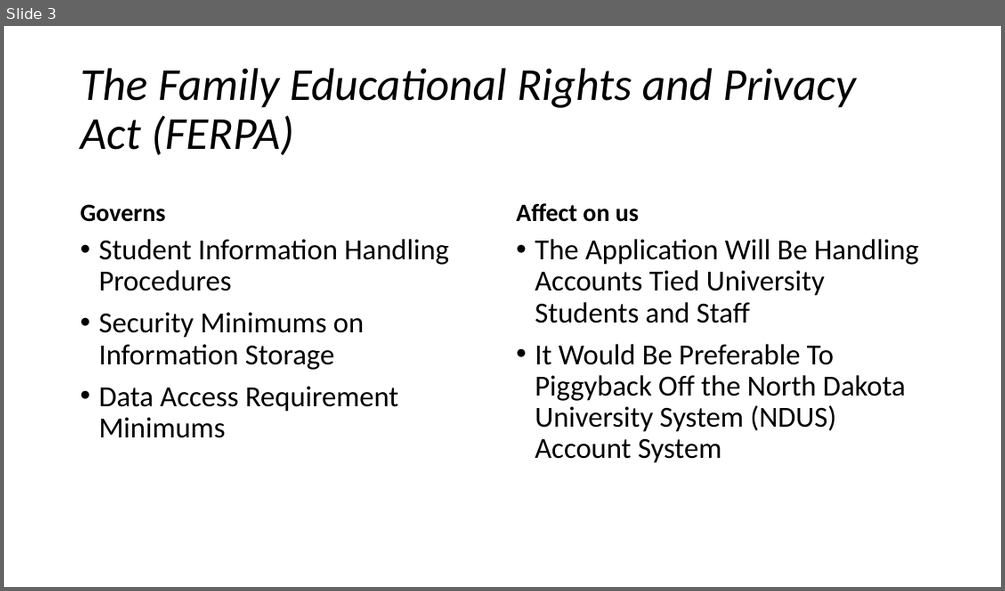
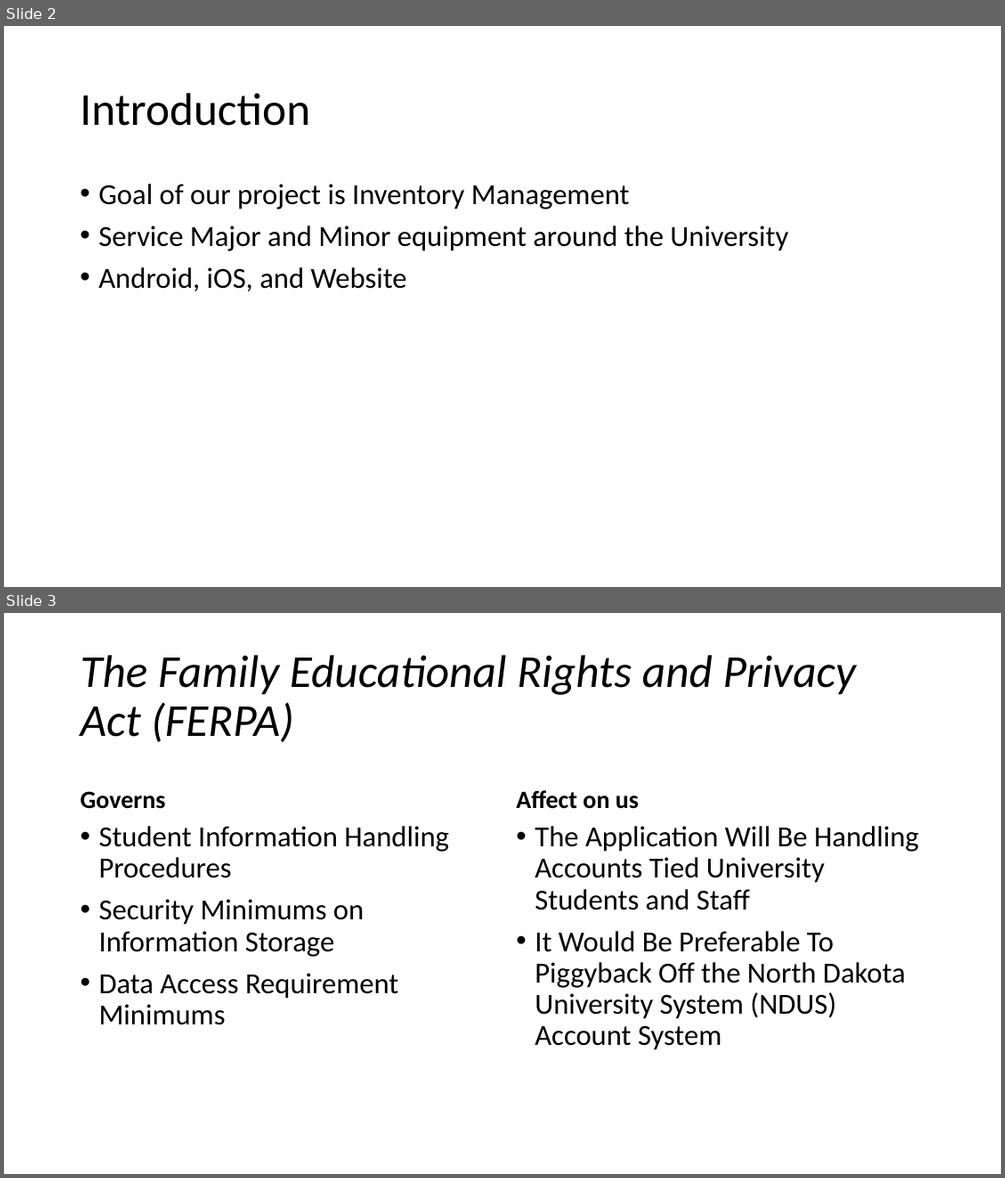
Before and after one commit to frozenNodak/InventoryManagement491, a slide deck: related work presentation draft.pptx. Shown one above the other, each under a label of ours: slide 3 before the commit, slides 2 and 3 after it. The pictures are 1005x591 and 1005x1178 pixels, drawn with LibreOffice and Linux fonts; fonts in the diff are those of the drawing. Boxes give left, top, right and bottom in pixels: in the first picture for what was removed or moved away, otherwise in the second. Text is boxed around its words. In the diff, an @@ line names an element or a change of style, - is before the commit and + after.

```diff
--- a/related work presentation draft.pptx
+++ b/related work presentation draft.pptx
@@ slide 2 added at [4, 26, 1001, 587], background #FFFFFF @@
@@ title added at [80, 93, 310, 126], 44 pt, text #000000 @@
+Introduction
@@ text added at [98, 184, 788, 291], 28 pt, text #000000 @@
+• Goal of our project is Inventory Management
+• Service Major and Minor equipment around the University
+• Android, iOS, and Website
```
Also in this commit, not shown: 2 slides changed, 3 other slides added, 1 slide removed.
